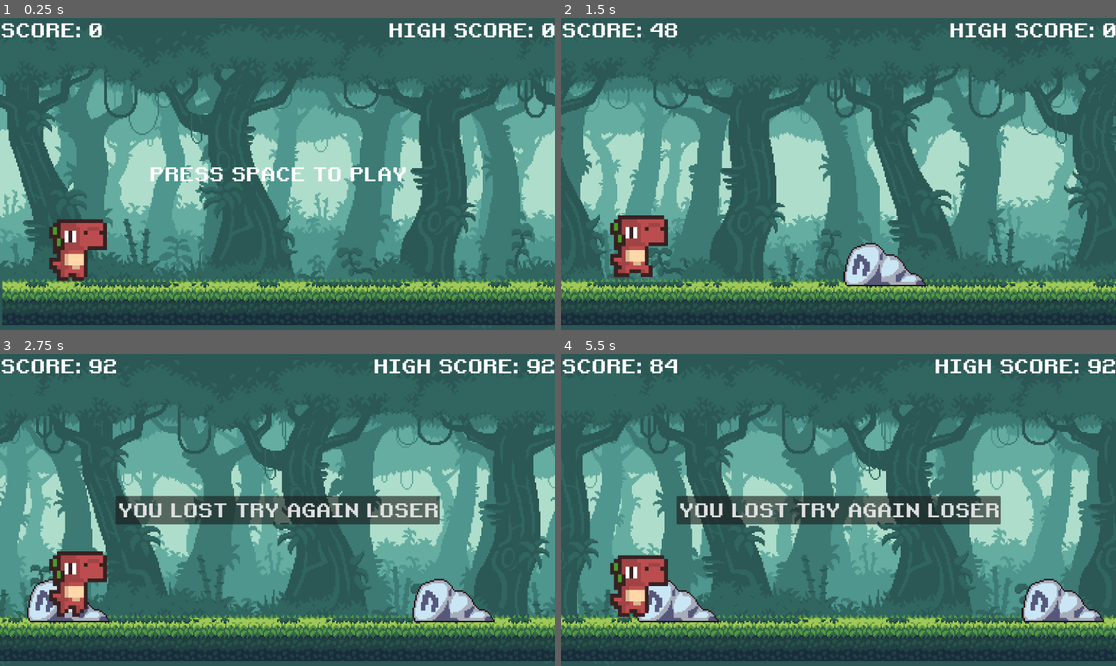
Above: before the commit, frames 1-4 (two rows, left to right).
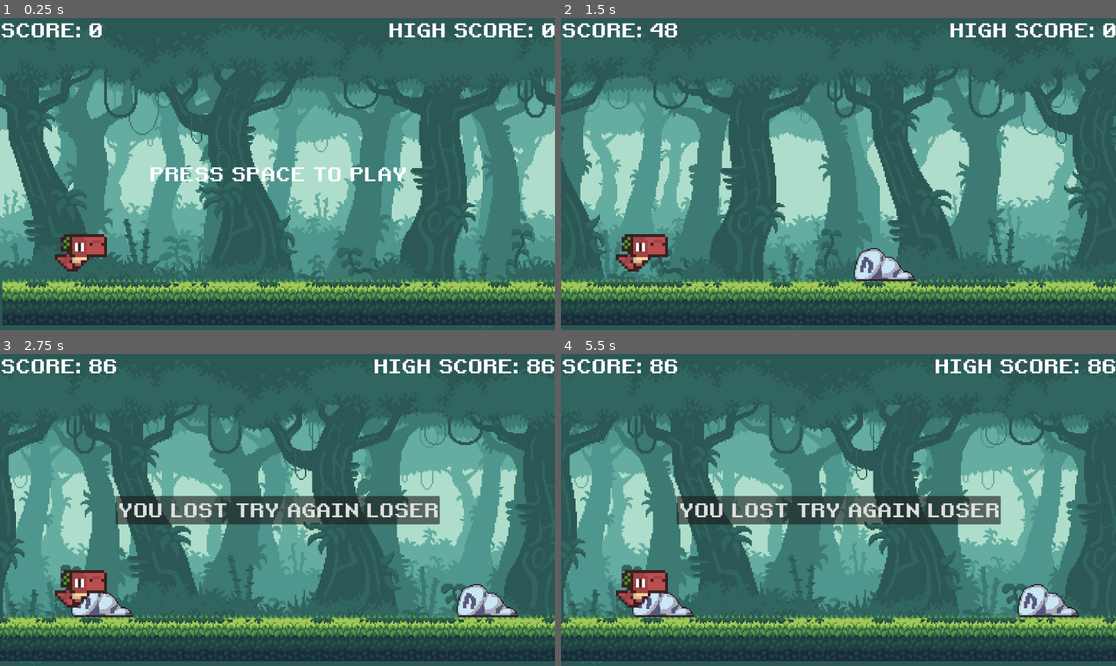
Above: after the commit, the same moments.

Repository: lerish830-arch/natikfem
Game: Godot game, scene res://scenes/main.tscn
The game is run twice, just before and just after one commit, with the same random seed, the same clock (stepped at 60 frames per second) and the same inputs.
Inputs (mouse positions are in pixels of both pictures, inside the frame that each line leads up to):
- Up to frame 1 (0.25 s): no input
- Up to frame 2 (1.5 s): tap Space at 0.5 s; move the mouse to (960, 158) at 0.52 s; hold Enter (ui_accept) 0.53-1.28 s; hold Right from 0.53 s (still down); click (960, 158) at 0.67 s; move the mouse to (727, 189) at 1.27 s; tap Alt at 1.35 s
- Up to frame 3 (2.75 s): tap Enter (ui_accept) at 1.52, 1.55, 1.82 s; move the mouse to (333, 441) at 2.02 s; release Right at 2.03 s; hold Left from 2.03 s (still down); hold Enter (ui_accept) from 2.03 s (still down); tap Shift at 2.1 s
- Up to frame 4 (5.5 s): release Left at 2.75 s; release Enter (ui_accept) at 2.75 s; click "YOU LOST TRY AGAIN LOSER" at 2.75 s; tap Space at 3.5 s; move the mouse to (810, 572) at 3.52 s; hold Right 3.53-5.03 s; tap Enter (ui_accept) at 3.6, 3.77, 4.07, 5.27, 5.3 s; click (810, 572) at 3.67 s; move the mouse to (1005, 556) at 4.27 s; hold Enter (ui_accept) 4.28-5.03 s; tap Alt at 4.35 s; move the mouse to (672, 463) at 5.02 s; hold Left from 5.03 s (still down); tap Shift at 5.1 s

The runs differ from the first frame. In frame 1, 1.5% of the frame differs, in the area x 8-20%, y 64-85%; in frame 2, 2.6%; in frame 3, 40%, in the area x 0-100%, y 2-92%; in frame 4, 27%.

Commit message:
fizing bugs
i got a lot of bugs and it isnt working properly so yeah im fixing those cause my charecter movemtn suddenly stopped working

Diff:
--- /dev/null
+++ b/enemy.gd
@@ -0,0 +1,22 @@
+extends CharacterBody2D
+@export var shoot_interval: float = 2.0
+const BulletScene = preload("res://scenes/enemy_bullet.tscn")
+func _ready():
+	$AnimatedSprite2D.play("idle_charecter")
+	$ShootTimer.wait_time = shoot_interval
+	$ShootTimer.start()
+	$ShootTimer.timeout.connect(_on_shoot_timer_timeout)
+func _physics_process(delta):
+	if not is_on_floor():
+		velocity.y += 980 * delta
+	else:
+		velocity.y = 0
+	move_and_slide()
+func _on_shoot_timer_timeout():
+	var bullet = BulletScene.instantiate()
+	bullet.global_position = $BulletSpawnPoint.global_position
+	get_parent().add_child(bullet)
+func die():
+	$AnimatedSprite2D.play("death_charecter")
+	await $AnimatedSprite2D.animation_finished
+	queue_free()
--- a/scenes/barrels.tscn
+++ b/scenes/barrels.tscn
@@ -3,6 +3,7 @@
 [ext_resource type="Texture2D" uid="uid://dxtvp5s33y8y1" path="res://assets/assets/img/obstacles/barrel.png" id="1_lb7ve"]
 
 [node name="barrels" type="Area2D" unique_id=963049646]
+scale = Vector2(0.75, 0.75)
 
 [node name="Sprite2D" type="Sprite2D" parent="." unique_id=1621799836]
 texture_filter = 1
--- a/scenes/dino.gd
+++ b/scenes/dino.gd
@@ -1,27 +1,41 @@
 extends CharacterBody2D
+
 const GRAVITY : int = 4200
 const JUMP_SPEED : int = -1800
+const JUMP_HOLD_FORCE : int = 1800
+const MAX_JUMP_HOLD_TIME : float = 0.35
+const MAX_HEIGHT_Y : float = 80.0
+var jump_hold_timer : float = 0.0
+var is_jumping : bool = false
 
 func _physics_process(delta):
-	velocity.y += GRAVITY * delta
-
+	if is_jumping and Input.is_action_pressed("ui_accept") and jump_hold_timer < MAX_JUMP_HOLD_TIME:
+		jump_hold_timer += delta
+		var hold_progress = jump_hold_timer / MAX_JUMP_HOLD_TIME
+		var falloff = 1.0 - smoothstep(0.0, 1.0, hold_progress)
+		velocity.y -= JUMP_HOLD_FORCE * falloff * delta
+	else:
+		velocity.y += GRAVITY * delta
+	if position.y < MAX_HEIGHT_Y:
+		position.y = MAX_HEIGHT_Y
+		velocity.y = 0
+		is_jumping = false
 	if is_on_floor():
+		is_jumping = false
+		jump_hold_timer = 0.0
 		if not get_parent().game_running:
-			$AnimatedSprite2D.play("Idle" )
+			$AnimatedSprite2D.play("Idle")
 		else:
 			$RunCol.disabled = false
-
 			if Input.is_action_just_pressed("ui_accept"):
 				velocity.y = JUMP_SPEED
-				#$JumpSound.play()
-
+				is_jumping = true
+				jump_hold_timer = 0.0
 			elif Input.is_action_pressed("ui_down"):
 				$AnimatedSprite2D.play("Duck")
 				$RunCol.disabled = true
-
 			else:
 				$AnimatedSprite2D.play("Run")
 	else:
 		$AnimatedSprite2D.play("jump")
-
 	move_and_slide()
--- a/scenes/main.gd
+++ b/scenes/main.gd
@@ -66,33 +66,24 @@
 func _process(_delta: float) -> void:
 	if game_running:
 		cycle_timer += _delta
-
 		if cycle_timer >= 15.0 and not is_transitioning:
 			cycle_timer = 0.0
 			start_day_night_transition()
-
 		speed = START_SPEED + score / SPEED_MODIFIER
-
 		if speed > MAX_SPEED:
 			speed = MAX_SPEED
-
 		adjust_difficulty()
 		generate_obs()
 		generate_shield()
-
 		$Dino.position.x += speed
 		$Camera2D.position.x += speed
-
 		score += speed
 		show_score()
-
 		if $Camera2D.position.x - $ground.position.x > screen_size.x * 1.5:
 			$ground.position.x += screen_size.x
-
 		for obs in obstacles:
 			if obs.position.x < ($Camera2D.position.x - screen_size.x):
 				remove_obs(obs)
-
 	elif not game_over_state:
 		if Input.is_action_pressed("ui_accept"):
 			game_running = true
@@ -102,15 +93,12 @@
 	if obstacles.is_empty() or last_obs.position.x < score + randi_range(300, 500):
 		var obs_type = obstacle_types[randi() % obstacle_types.size()]
 		var max_obs = difficulty + 1
-
 		for i in range(randi() % max_obs + 1):
 			var obs = obs_type.instantiate()
 			var obs_height = obs.get_node("Sprite2D").texture.get_height()
 			var obs_scale = obs.get_node("Sprite2D").scale
-
 			var obs_x := int(screen_size.x + score + 100 + (i * 100))
 			var obs_y := int(screen_size.y - ground_height - (obs_height * obs_scale.y / 2.0) + 5)
-
 			last_obs = obs
 			add_obs(obs, obs_x, obs_y)
 
@@ -150,7 +138,7 @@
 	obstacles.erase(shield)
 	shield.queue_free()
 
-func show_score():\
+func show_score():
 	$HUD.get_node("Scorelabel").text = "SCORE: " + str(int(score / SCORE_MODIFIER))
 
 func check_high_score():
@@ -175,9 +163,7 @@
 	is_transitioning = true
 	var overlay = $CanvasLayer2/ColorRect
 	var tween = create_tween()
-
 	tween.tween_property(overlay, "color:a", 1.0, 1.0)
-
 	tween.tween_callback(func():
 		if is_night:
 			$NightBackground.visible = false
@@ -188,9 +174,7 @@
 			$ParallaxBackground.visible = false
 			is_night = true
 	)
-
 	tween.tween_property(overlay, "color:a", 0.0, 1.0)
-
 	tween.tween_callback(func():
 		is_transitioning = false
 	)
--- a/scenes/main.tscn
+++ b/scenes/main.tscn
@@ -20,6 +20,8 @@
 
 [node name="Dino" parent="." unique_id=1010183079 instance=ExtResource("3_tbgi4")]
 position = Vector2(176, 488)
+scale = Vector2(6, 6)
+script = null
 
 [node name="Camera2D" type="Camera2D" parent="." unique_id=2113067976]
 position = Vector2(576, 324)
--- a/scenes/rocks.tscn
+++ b/scenes/rocks.tscn
@@ -3,6 +3,7 @@
 [ext_resource type="Texture2D" uid="uid://cwrmuahua87u0" path="res://assets/assets/img/obstacles/rock.png" id="1_ooke6"]
 
 [node name="rocks" type="Area2D" unique_id=952578832]
+scale = Vector2(0.75, 0.75)
 
 [node name="Sprite2D" type="Sprite2D" parent="." unique_id=1452638276]
 texture_filter = 1
--- a/scenes/stump.tscn
+++ b/scenes/stump.tscn
@@ -3,6 +3,7 @@
 [ext_resource type="Texture2D" uid="uid://uuyvxyk24w1x" path="res://assets/assets/img/obstacles/stump.png" id="1_c6xkf"]
 
 [node name="stump" type="Area2D" unique_id=1647665387]
+scale = Vector2(0.75, 0.75)
 
 [node name="Sprite2D" type="Sprite2D" parent="." unique_id=861460004]
 texture_filter = 1
Binary file added: assets/Inkfire/Characters/Enemy Big/enemy_big_corpse.png
Not shown, added: assets/Inkfire/Characters/Enemy Big/enemy_big_corpse.png.import
Binary file added: assets/Inkfire/Characters/Enemy Big/enemy_big_run0.png
Not shown, added: assets/Inkfire/Characters/Enemy Big/enemy_big_run0.png.import
Binary file added: assets/Inkfire/Characters/Enemy Big/enemy_big_run1.png
Not shown, added: assets/Inkfire/Characters/Enemy Big/enemy_big_run1.png.import
Binary file added: assets/Inkfire/Characters/Enemy Float/enemy_float_corpse.png
Not shown, added: assets/Inkfire/Characters/Enemy Float/enemy_float_corpse.png.import
Binary file added: assets/Inkfire/Characters/Enemy Float/enemy_float_run0.png
Not shown, added: assets/Inkfire/Characters/Enemy Float/enemy_float_run0.png.import
Binary file added: assets/Inkfire/Characters/Enemy Float/enemy_float_run1.png
Not shown, added: assets/Inkfire/Characters/Enemy Float/enemy_float_run1.png.import
(and 62 more such lines)
